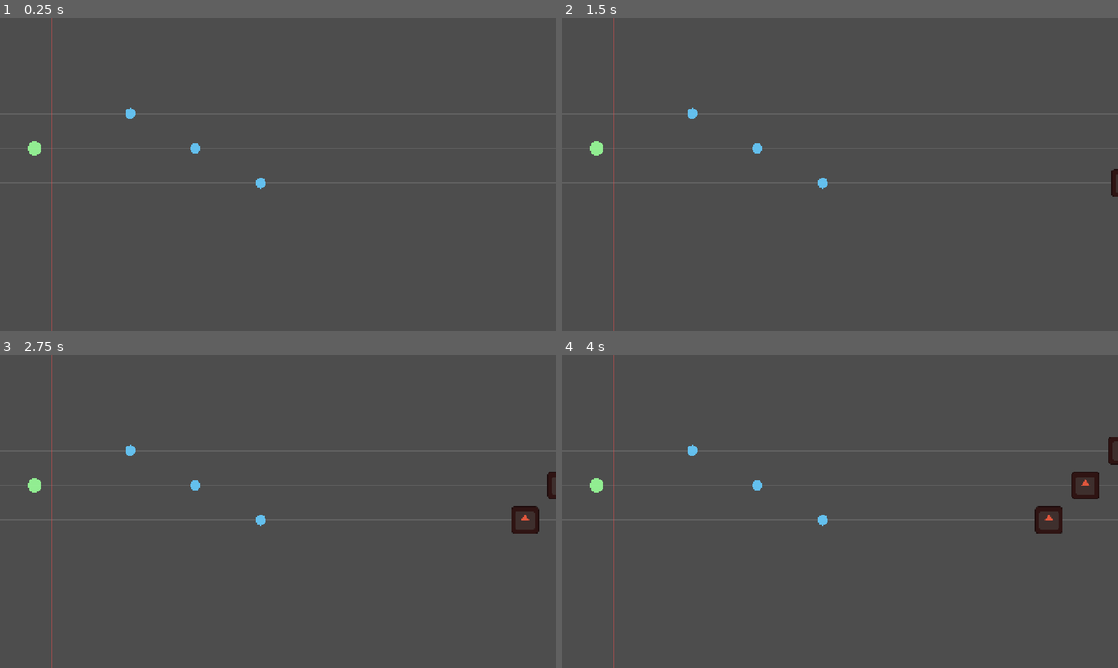
Above: before the commit, frames 1-4 (two rows, left to right).
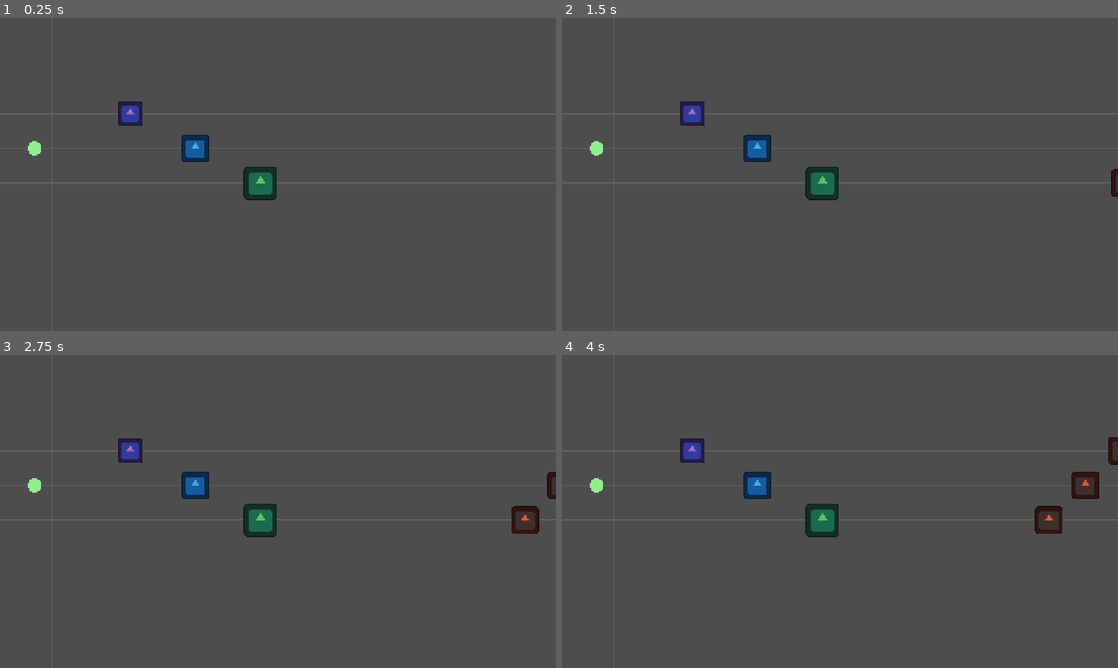
Above: after the commit, the same moments.

Repository: Sosorik/Sublike
Game: Godot game, scene res://scenes/battle/battle.tscn
Two runs of this game, one before a commit and one after it. Both use one fixed random seed, a clock stepped at 60 frames per second and the inputs below. The engine's default icon, where the game draws it, is replaced by a stand-in: a white triangle on a blue panel in a dark square.
Inputs:
- Up to frame 1 (0.25 s): no input
- Up to frame 2 (1.5 s): tap Enter at 0.5 s; tap Space at 1.25 s
- Up to frame 3 (2.75 s): no input
- Up to frame 4 (4 s): no input

The runs differ from the first frame. In frame 1, 1.4% of the frame differs, in the area x 21-50%, y 26-59%; in frame 2, 1.4%; in frame 3, 1.4%; in frame 4, 1.4%.

Commit message:
2주차: 슬롯 3개 + 가신 3명 배치
- scripts/combat/unit.gd — 가신. 고정 슬롯, 스탯은 heroes.json 에서
- scripts/core/party.gd — 라인 슬롯에 배치. 라인당 1칸
- scenes/entities/unit.tscn 신규, battle.tscn 에 Lanes/Party 추가
- heroes.json: 임시 아트 debug_color / debug_scale 추가

Co-Authored-By: Claude Opus 5 <noreply@anthropic.com>

Diff:
--- a/data/heroes.json
+++ b/data/heroes.json
@@ -11,7 +11,9 @@
     "growth": "레벨당 증가",
     "grants_skill": "해금 시 아이다에게 전수하는 스킬 ID",
     "cutin_line": "스킬 발동 시 대사 1줄",
-    "tier": "1-3. 각성 비용"
+    "tier": "1-3. 각성 비용",
+    "debug_color": "임시 아트용. 최종 스프라이트 나오면 제거",
+    "debug_scale": "임시 아트용. 최종 스프라이트 나오면 제거"
   },
   "heroes": [
     {
@@ -25,7 +27,9 @@
       "growth": { "hp": 30.0, "atk": 2.0 },
       "grants_skill": "buff_power",
       "cutin_line": "여기서부터는 못 지나간다.",
-      "tier": 1
+      "tier": 1,
+      "debug_color": "#5bc46a",
+      "debug_scale": 1.2
     },
     {
       "id": "sera",
@@ -38,7 +42,9 @@
       "growth": { "hp": 12.0, "atk": 4.0 },
       "grants_skill": "elem_fire",
       "cutin_line": "조준 끝. 움직이지 마.",
-      "tier": 1
+      "tier": 1,
+      "debug_color": "#4aa8d8",
+      "debug_scale": 1.0
     },
     {
       "id": "nina",
@@ -51,7 +57,9 @@
       "growth": { "hp": 8.0, "atk": 3.4 },
       "grants_skill": "heal_instant",
       "cutin_line": "한 줄로 서 줘서 고마워.",
-      "tier": 1
+      "tier": 1,
+      "debug_color": "#b06cd0",
+      "debug_scale": 0.9
     },
     {
       "id": "_template",
--- a/scenes/battle/battle.tscn
+++ b/scenes/battle/battle.tscn
@@ -3,14 +3,24 @@
 [ext_resource type="Script" path="res://scripts/core/battle.gd" id="1_battle"]
 [ext_resource type="PackedScene" path="res://scenes/entities/enemy.tscn" id="2_enemy"]
 [ext_resource type="Script" path="res://scripts/core/enemy_spawner.gd" id="3_spawner"]
+[ext_resource type="Script" path="res://scripts/core/party.gd" id="4_party"]
+[ext_resource type="PackedScene" path="res://scenes/entities/unit.tscn" id="5_unit"]
 
-[node name="Battle" type="Node2D" unique_id=198505537 node_paths=PackedStringArray("spawner")]
+[node name="Battle" type="Node2D" unique_id=1658866797 node_paths=PackedStringArray("spawner", "party")]
 script = ExtResource("1_battle")
 spawner = NodePath("EnemySpawner")
+party = NodePath("Party")
 
-[node name="Enemies" type="Node2D" parent="." unique_id=1876003993]
+[node name="Enemies" type="Node2D" parent="." unique_id=138943624]
 
-[node name="EnemySpawner" type="Node" parent="." unique_id=13568884 node_paths=PackedStringArray("enemies_root")]
+[node name="Lanes" type="Node2D" parent="." unique_id=766421163]
+
+[node name="Party" type="Node" parent="." unique_id=470684809 node_paths=PackedStringArray("units_root")]
+script = ExtResource("4_party")
+unit_scene = ExtResource("5_unit")
+units_root = NodePath("../Lanes")
+
+[node name="EnemySpawner" type="Node" parent="." unique_id=1325633461 node_paths=PackedStringArray("enemies_root")]
 script = ExtResource("3_spawner")
 enemy_scene = ExtResource("2_enemy")
 enemies_root = NodePath("../Enemies")
--- /dev/null
+++ b/scenes/entities/unit.tscn
@@ -0,0 +1,17 @@
+[gd_scene load_steps=4 format=3]
+
+[ext_resource type="Script" path="res://scripts/combat/unit.gd" id="1_unit"]
+[ext_resource type="Texture2D" uid="uid://sybfbloil8mo" path="res://icon.svg" id="2_icon"]
+
+[sub_resource type="RectangleShape2D" id="RectangleShape2D_unit"]
+size = Vector2(60, 60)
+
+[node name="Unit" type="Area2D"]
+script = ExtResource("1_unit")
+
+[node name="Sprite2D" type="Sprite2D" parent="."]
+scale = Vector2(0.5, 0.5)
+texture = ExtResource("2_icon")
+
+[node name="CollisionShape2D" type="CollisionShape2D" parent="."]
+shape = SubResource("RectangleShape2D_unit")
--- /dev/null
+++ b/scripts/combat/unit.gd
@@ -0,0 +1,61 @@
+class_name Unit
+extends Area2D
+
+## 가신. 고정 슬롯에서 이동하지 않는다. 방향 전환도 없다.
+## 스탯은 전부 data/heroes.json 에서 온다. 코드에 수치를 적지 않는다.
+##
+## 공격은 다음 항목(공격 타입 3종)에서 붙인다. 지금은 배치와 스탯 보유까지.
+
+## setup() 전에 참조될 때만 쓰는 대비값.
+const FALLBACK_COLOR: Color = Color(1.0, 1.0, 1.0, 1.0)
+
+var hero_id: String = ""
+var display_name: String = ""
+var line: String = "front"
+var attack_type_id: String = ""
+var skill_id: String = ""
+
+var max_hp: float = 0.0
+var hp: float = 0.0
+var atk: float = 0.0
+var atk_speed: float = 1.0
+var atk_range: float = 0.0    ## range 는 GDScript 내장 함수 이름이라 못 쓴다
+var crit: float = 0.0
+var defense: float = 0.0
+
+
+## data/heroes.json 의 항목 하나를 받아 스탯과 외형을 세팅한다.
+## 레벨 성장(growth)은 Phase 1 범위 밖이라 base_stats 를 그대로 쓴다.
+func setup(data: Dictionary) -> void:
+	if data.is_empty():
+		push_error("Unit.setup: 빈 데이터가 들어왔다.")
+		return
+
+	hero_id = str(data.get("id", ""))
+	display_name = str(data.get("name", hero_id))
+	line = str(data.get("line", "front"))
+	attack_type_id = str(data.get("attack_type_id", ""))
+	skill_id = str(data.get("skill_id", ""))
+
+	var stats: Dictionary = data.get("base_stats", {})
+	max_hp = float(stats.get("hp", 1.0))
+	hp = max_hp
+	atk = float(stats.get("atk", 0.0))
+	atk_speed = float(stats.get("atk_speed", 1.0))
+	atk_range = float(stats.get("range", 0.0))
+	crit = float(stats.get("crit", 0.0))
+	defense = float(stats.get("defense", 0.0))
+
+	# 임시 아트. 최종 스프라이트가 나오면 이 두 줄을 지운다.
+	modulate = Color.from_string(str(data.get("debug_color", "")), FALLBACK_COLOR)
+	scale = Vector2.ONE * float(data.get("debug_scale", 1.0))
+
+
+## 라인 슬롯에 세운다. 이후 이 좌표에서 움직이지 않는다.
+func place_at(slot_line: String) -> void:
+	line = slot_line
+	position = BattleLayout.slot_position(slot_line)
+
+
+func is_alive() -> bool:
+	return hp > 0.0
--- a/scripts/core/battle.gd
+++ b/scripts/core/battle.gd
@@ -7,6 +7,9 @@
 
 ## 인스펙터에서 EnemySpawner 노드를 연결한다.
 @export var spawner: Node
+
+## 인스펙터에서 Party 노드를 연결한다.
+@export var party: Node
 
 ## 레인 안내선을 그린다. 좌표 확인용 임시 표시. 완성 전 끈다.
 @export var debug_draw: bool = true
@@ -20,6 +23,15 @@
 	spawner.wave_started.connect(_on_wave_started)
 	spawner.wave_cleared.connect(_on_wave_cleared)
 	spawner.floor_cleared.connect(_on_floor_cleared)
+
+	if party == null:
+		push_error("Battle: party 가 비어 있다. 인스펙터에서 Party 를 연결할 것.")
+		return
+	party.party_placed.connect(_on_party_placed)
+
+
+func _on_party_placed(units: Array) -> void:
+	print("편성 완료 — 가신 %d명" % units.size())
 
 
 func _on_wave_started(wave_number: int, total_waves: int, enemy_count: int) -> void:
--- /dev/null
+++ b/scripts/core/party.gd
@@ -0,0 +1,88 @@
+extends Node
+
+## 편성. 가신을 라인 슬롯에 세운다.
+##
+## Phase 1 은 전/중/후 각 1칸, 총 3칸이다. 슬롯 확장은 Phase 3 백로그.
+## 가신은 풀을 쓰지 않는다. 한 판에 몇 명뿐이고 끝까지 살아 있기 때문이다.
+## (오브젝트 풀 대상은 적·투사체·이펙트다 — docs/ARCHITECTURE.md)
+
+## 배치가 끝났다.
+signal party_placed(units: Array)
+
+## 인스펙터에서 scenes/entities/unit.tscn 을 연결한다.
+@export var unit_scene: PackedScene
+
+## 배치한 가신을 담을 노드. 인스펙터에서 Lanes 를 연결한다.
+@export var units_root: Node2D
+
+## 배치할 가신 ID. 라인은 heroes.json 의 line 값을 그대로 따른다.
+@export var hero_ids: Array[String] = ["lien", "sera", "nina"]
+
+var _units: Array[Unit] = []
+var _by_line: Dictionary = {}   ## line → Unit
+
+
+func _ready() -> void:
+	if unit_scene == null:
+		push_error("Party: unit_scene 이 비어 있다.")
+		return
+	if units_root == null:
+		push_error("Party: units_root 가 비어 있다.")
+		return
+
+	_place_all()
+	# 자식의 _ready() 가 부모보다 먼저 돈다. 부모가 연결할 틈을 준다.
+	_emit_placed.call_deferred()
+
+
+## 라인에 서 있는 가신. 없으면 null.
+func get_unit_on_line(line: String) -> Unit:
+	return _by_line.get(line, null)
+
+
+## 살아 있는 가신 전부.
+func get_alive_units() -> Array[Unit]:
+	var out: Array[Unit] = []
+	for u in _units:
+		if is_instance_valid(u) and u.is_alive():
+			out.append(u)
+	return out
+
+
+## ---------------------------------------------------------------- 내부
+
+func _place_all() -> void:
+	for id in hero_ids:
+		var data: Dictionary = DataLoader.get_hero(id)
+		if data.is_empty():
+			continue   # DataLoader 가 이미 오류를 찍었다
+
+		var line: String = str(data.get("line", ""))
+		if not line in BattleLayout.LINES:
+			push_error("Party: '%s' 의 라인 '%s' 을 모른다." % [id, line])
+			continue
+		if _by_line.has(line):
+			push_error("Party: %s 라인이 이미 찼다 — '%s' 를 세우지 못했다. (Phase 1 은 라인당 1칸)" % [
+				line, id
+			])
+			continue
+
+		var unit: Unit = unit_scene.instantiate() as Unit
+		if unit == null:
+			push_error("Party: unit_scene 루트에 unit.gd 가 없다.")
+			return
+
+		unit.setup(data)
+		units_root.add_child(unit)
+		unit.place_at(line)
+
+		_units.append(unit)
+		_by_line[line] = unit
+
+		print("배치 — %s(%s) %s열 %s atk=%.0f range=%.0f hp=%.0f" % [
+			unit.display_name, unit.hero_id, line, unit.position, unit.atk, unit.atk_range, unit.max_hp
+		])
+
+
+func _emit_placed() -> void:
+	party_placed.emit(_units)
Not shown, added: scripts/combat/unit.gd.uid
Not shown, added: scripts/core/enemy_spawner.gd.uid
Not shown, added: scripts/core/party.gd.uid
Not shown, changed: docs/PROGRESS.md
